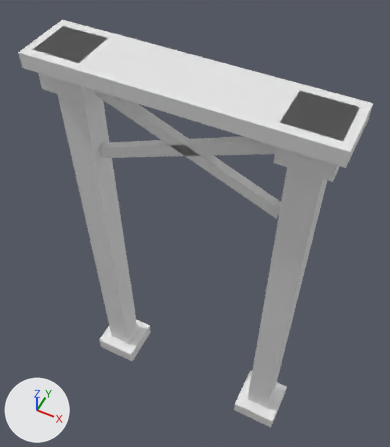
One commit to the glTF model assets/source/infrastructure/directorate/conveyors/models/support_heavy_tier1/structural_intact_lod2.glb: the scene before it, then after it.
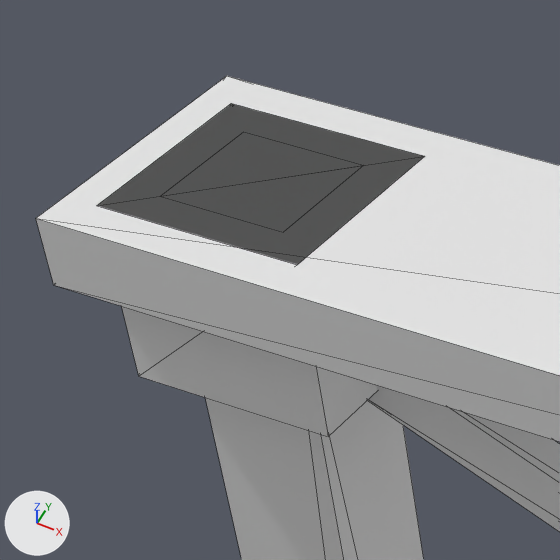
Each version is shown whole from a 50 mm camera at (0.1392, -0.2656, 0.5947) aimed at (-0.008, 0.0288, 0.2267), then close up on the part from 3% to 36% of the width and 1% to 29% of the height. Lighting does not change. The marker at lower left points along +X, +Y and +Z. The older version's two pictures come first. The close-ups show mesh edges as thin lines. Vertices at exactly the same position are counted once.

The older version as bpy lines, for what is in view:
```python
me_structural_intact_lod2 = bpy.data.meshes.new('structural_intact_lod2')
me_structural_intact_lod2.from_pydata(...)  # 72 vertices, 108 faces; spans x -0.114..0.114, y -0.025..0.025, z 0.0..0.4
ob_structural_intact_lod2 = bpy.data.objects.new('structural_intact_lod2', me_structural_intact_lod2)
ob_structural_intact_lod2.location = (0.0, 0.0, 0.0)
```
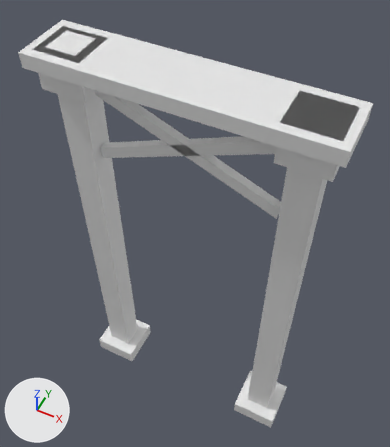
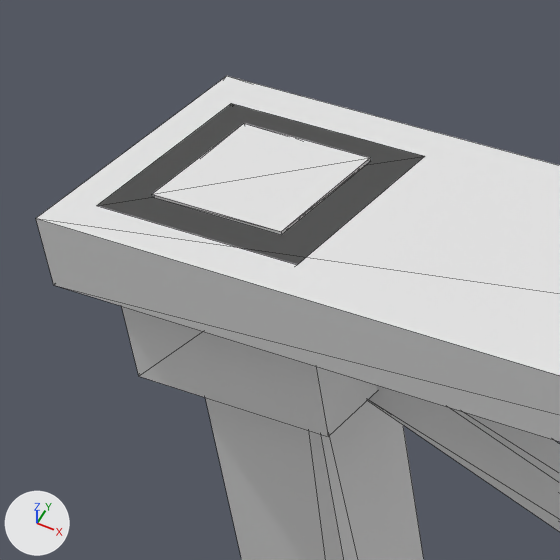
Pixel boxes (x1, y1, x2, y2) of what changed, in the close-ups (560 x 560 px):
part 1 of me_structural_intact_lod2, added
    after: (152, 123, 370, 235)

What the commit changed:
me_structural_intact_lod2 is used by ob_structural_intact_lod2; location (0.0, 0.0, 0.0).
me_structural_intact_lod2 had 72 vertices, 108 faces and spanned x -0.114..0.114, y -0.025..0.025, z 0.0..0.4.
me_structural_intact_lod2 now has 80 vertices, 120 faces and spans x -0.114..0.114, y -0.025..0.025, z 0.0..0.401.
me_structural_intact_lod2 part 1: a new loose piece, a box spanning x -0.10111..-0.07667, y -0.01222..0.01222, z 0.40028..0.40083.
